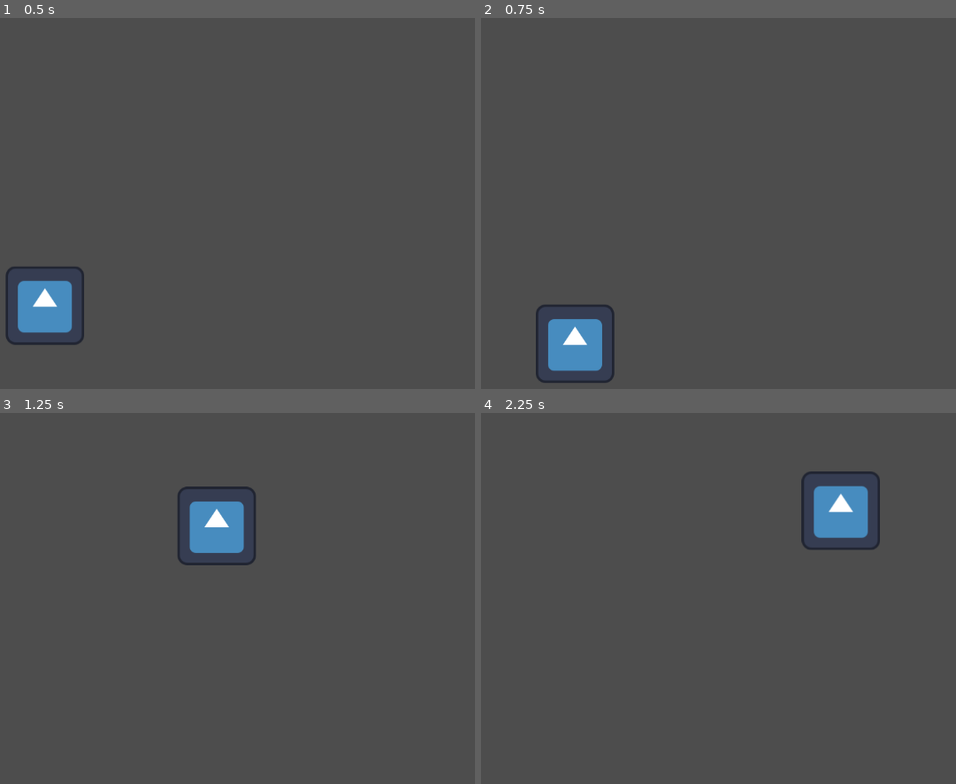
Above: before the commit, frames 1-4 (two rows, left to right).
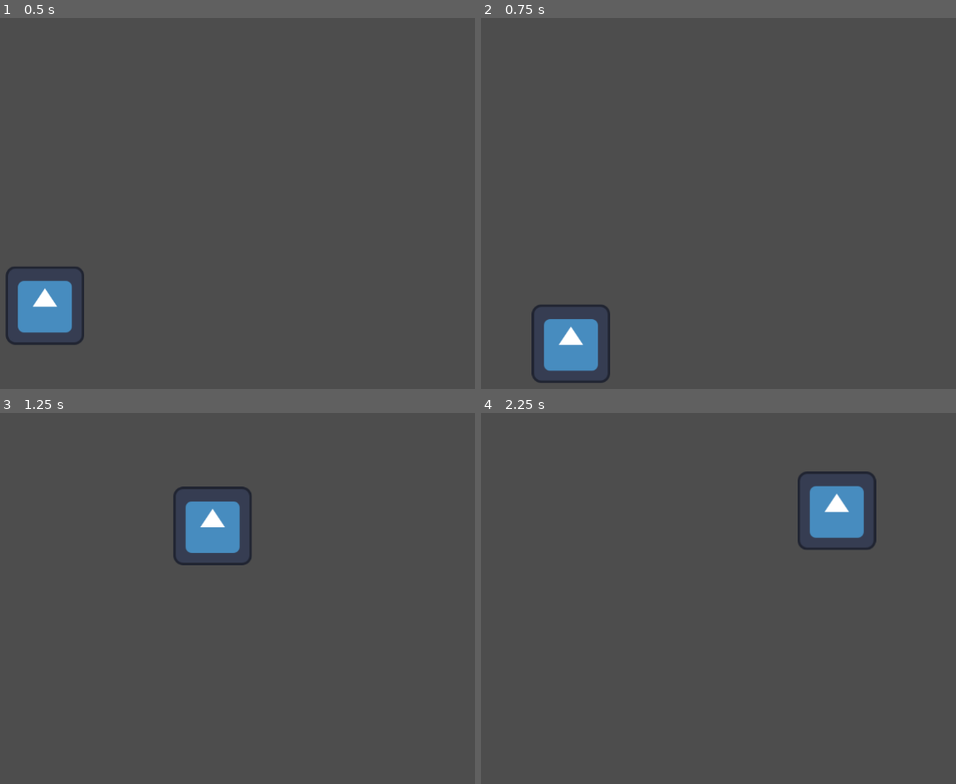
Above: after the commit, the same moments.

Repository: darker-knightRD/Mind-Growth
Game: Godot game, scene res://Scenes/game.tscn
The game is run twice, just before and just after one commit, with the same random seed, the same clock (stepped at 60 frames per second) and the same inputs. The engine's default icon, where the game draws it, is replaced by a stand-in: a white triangle on a blue panel in a dark square.
Inputs:
- Up to frame 1 (0.5 s): no input
- Up to frame 2 (0.75 s): hold Right (Move Right) from 0.53 s (still down)
- Up to frame 3 (1.25 s): keep holding Right (Move Right); tap Space (Jump) at 0.77 s
- Up to frame 4 (2.25 s): tap Space (Jump) at 1.52 s; release Right (Move Right) at 2.03 s; hold Left (Move Left) from 2.03 s (still down)

Frame 1 is identical in both runs. In frame 2, 0.8% of the frame differs, in the area x 10-29%, y 77-99%; in frame 3, 0.8%; in frame 4, 0.9%, in the area x 66-84%, y 15-37%.

Commit message:
Unlockable Skills
Added the ability to lock and unlock skills

Diff:
--- a/Scenes/MainPlayer.tscn
+++ b/Scenes/MainPlayer.tscn
@@ -32,6 +32,7 @@
 fall_state = NodePath("../Fall")
 jump_state = NodePath("../Jump")
 move_state = NodePath("../Move")
+is_unlocked = true
 metadata/_custom_type_script = "uid://gnttwcs5gp8v"
 
 [node name="Move" type="Node" parent="StateMachine" node_paths=PackedStringArray("idle_state", "fall_state", "jump_state")]
@@ -39,6 +40,7 @@
 idle_state = NodePath("../Idle")
 fall_state = NodePath("../Fall")
 jump_state = NodePath("../Jump")
+is_unlocked = true
 metadata/_custom_type_script = "uid://gnttwcs5gp8v"
 
 [node name="Jump" type="Node" parent="StateMachine" node_paths=PackedStringArray("idle_state", "fall_state", "move_state")]
@@ -46,6 +48,7 @@
 idle_state = NodePath("../Idle")
 fall_state = NodePath("../Fall")
 move_state = NodePath("../Move")
+is_unlocked = true
 metadata/_custom_type_script = "uid://gnttwcs5gp8v"
 
 [node name="Fall" type="Node" parent="StateMachine" node_paths=PackedStringArray("idle_state", "fall_state", "move_state")]
@@ -53,6 +56,7 @@
 idle_state = NodePath("../Idle")
 fall_state = NodePath(".")
 move_state = NodePath("../Move")
+is_unlocked = true
 metadata/_custom_type_script = "uid://gnttwcs5gp8v"
 
 [node name="AnimationPlayer" type="AnimationPlayer" parent="."]
--- a/Scripts/States/PlayerStates/fall.gd
+++ b/Scripts/States/PlayerStates/fall.gd
@@ -16,11 +16,9 @@
 		#parent.animations.flip_h = movement < 0
 		pass
 	parent.velocity.x = movement
-	parent.move_and_slide()
-
 	if parent.is_on_floor():
 		if movement != 0:
 			return move_state
 		return idle_state
-
+	parent.move_and_slide()
 	return null
--- a/Scripts/States/PlayerStates/idle.gd
+++ b/Scripts/States/PlayerStates/idle.gd
@@ -11,7 +11,7 @@
 	super()
 	parent.velocity.x = 0
 
-func process_input(event: InputEvent) -> State:
+func process_input(_event: InputEvent) -> State:
 	if Input.is_action_just_pressed("Jump") and parent.is_on_floor():
 		return jump_state
 	if Input.is_action_just_pressed("Move Left") or Input.is_action_just_pressed("Move Left"):
--- a/Scripts/States/PlayerStates/move.gd
+++ b/Scripts/States/PlayerStates/move.gd
@@ -7,7 +7,7 @@
 @export
 var jump_state: State
 
-func process_input(event: InputEvent) -> State:
+func process_input(_event: InputEvent) -> State:
 	if Input.is_action_just_pressed('Jump') and parent.is_on_floor():
 		return jump_state
 	return null
--- a/Scripts/States/StateMachine.gd
+++ b/Scripts/States/StateMachine.gd
@@ -10,10 +10,11 @@
 	change_state(starting_state)
 
 func change_state(new_state:State) -> void:
-	if current_state:
-		current_state.exit()
-	current_state = new_state
-	new_state.enter()
+	if new_state.is_unlocked:
+		if current_state:
+			current_state.exit()
+		current_state = new_state
+		new_state.enter()
 
 func process_physics(delta: float) -> void:
 	var new_state = current_state.process_physics(delta)
--- a/Scripts/States/StatesClass.gd
+++ b/Scripts/States/StatesClass.gd
@@ -3,6 +3,7 @@
 
 @export var move_speed:float = 400.0
 @export var AnimationName:String
+@export var is_unlocked:bool = false
 
 var gravity:int = ProjectSettings.get_setting("physics/2d/default_gravity")
 var parent:CharacterBody2D
